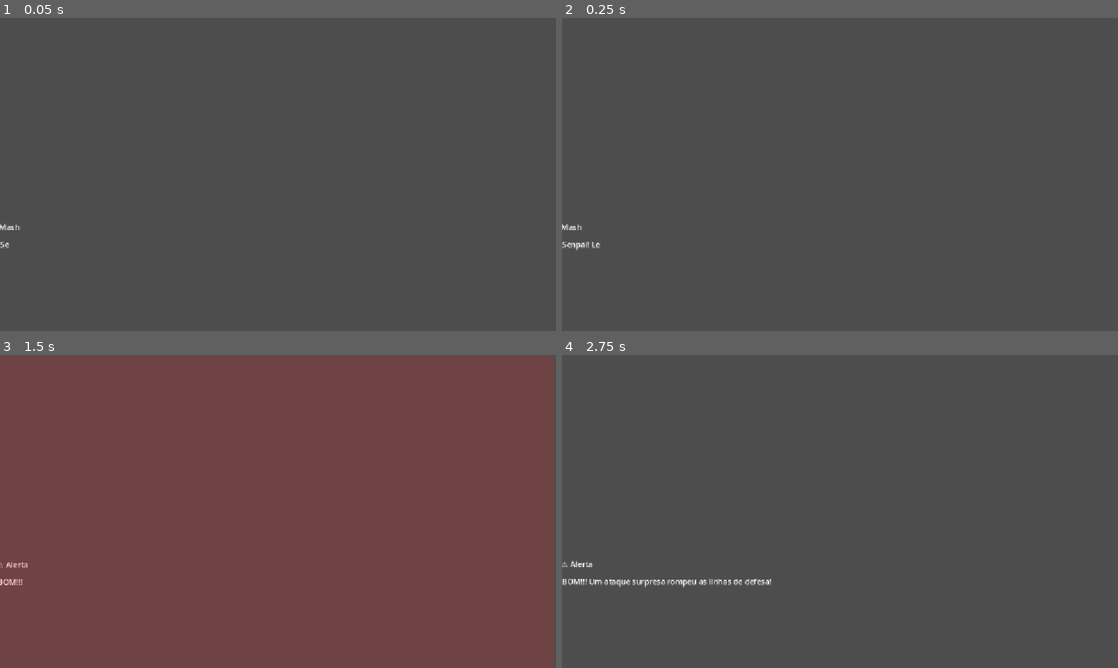
Above: before the commit, frames 1-4 (two rows, left to right).
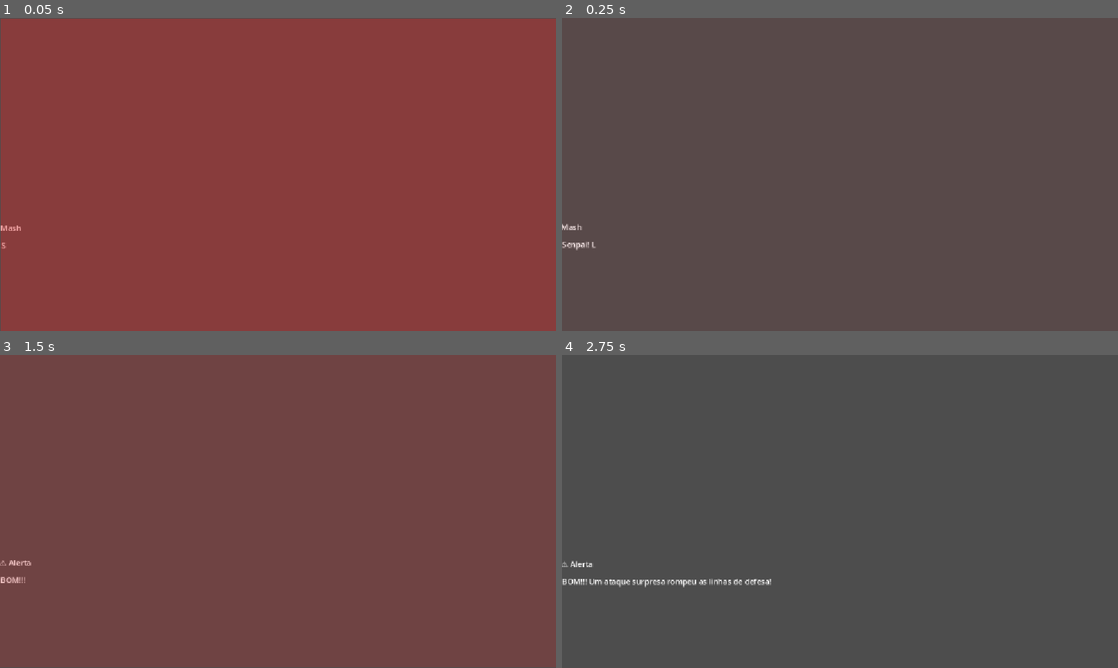
Above: after the commit, the same moments.

Repository: sofia-romao/JRPG-Mobile
Game: Godot game, scene res://main.tscn
Same seed, same stepped clock (60 frames per second), same inputs: the game is played once before the commit and once after it. Before the commit the project starts from res://dialogue_box.tscn.
Inputs (mouse positions are in pixels of both pictures, inside the frame that each line leads up to):
- Up to frame 1 (0.05 s): no input
- Up to frame 2 (0.25 s): no input
- Up to frame 3 (1.5 s): click (278, 511) at 0.5 s; click (278, 511) at 1.25 s
- Up to frame 4 (2.75 s): click (840, 511) at 2 s

The runs differ from the first frame. In frame 1, 100% of the frame differs, in the area x 0-100%, y 0-100%; in frame 2, less than 0.1%; in frame 3, 0.8%; in frame 4, nothing differs.

Commit message:
Main tree implemented
Now the game transitions between scenes safely, using queue_free() before loading the next scene

Diff:
--- /dev/null
+++ b/fgo-dialogue/combat_arena.gd
@@ -0,0 +1,15 @@
+extends Node
+
+# Sinal que a Main espera para saber que a luta acabou e voltar para a exploração
+signal combate_concluido(vitoria: bool)
+
+func inicializar_batalha(inimigos: Array[String], fundo: Texture2D) -> void:
+	print("⚔️ [TESTE - ARENA] Batalha inicializada com sucesso!")
+	print("👾 Inimigos carregados da Data: ", inimigos)
+	print("🖼️ Fundo da Arena recebido: ", fundo != null)
+
+	# Simula um combate curto: espera 3 segundos e encerra com vitória
+	await get_tree().create_timer(3.0).timeout
+	print("🏁 [TESTE - ARENA] Inimigo derrotado! Encerrando cena...")
+
+	combate_concluido.emit(true)
--- a/fgo-dialogue/dialogue_manager.gd
+++ b/fgo-dialogue/dialogue_manager.gd
@@ -2,6 +2,7 @@
 class_name DialogueManager
 
 signal dialogue_finished
+signal game_event_triggered(event: GameEvent)
 
 @export_group("Componentes de Texto")
 @export var name_label: RichTextLabel
@@ -121,6 +122,11 @@
 
 func _on_escolha_selecionada(choice: StoryChoice) -> void:
 	_limpar_botoes_de_escolha()
+	if choice.trigger_game_event != null:
+		game_event_triggered.emit(choice.trigger_game_event)
+		# Se o evento for de batalha, interrompemos o fluxo de texto aqui, pois a Main vai deletar essa cena
+		if choice.trigger_game_event.tipo_evento == GameEvent.EventType.INICIAR_BATALHA:
+			return
 	if next_button: next_button.visible = true
 
 	if choice.next_event:
--- /dev/null
+++ b/fgo-dialogue/exploration_menu.gd
@@ -0,0 +1,66 @@
+extends Control
+
+# Sinal que a Main espera para saber que o jogador clicou em uma missão
+signal missao_iniciada(story_event: StoryEvent)
+
+@export_category("Imagens de Teste (Opcionais)")
+@export var retrato_heroi: Texture2D
+@export var retrato_vilao: Texture2D
+
+func _ready() -> void:
+	# Espera um frame para a Main se estabilizar e conectar os sinais
+	await get_tree().process_frame
+	_simular_clique_de_missao()
+
+func _simular_clique_de_missao() -> void:
+	print("🚀 [TESTE] Simulando jogador clicando em uma missão na Exploração...")
+
+	# --- 1. CRIANDO O EVENTO PRINCIPAL ---
+	var evento_principal = StoryEvent.new()
+
+	# Linha 1: Fala com impacto visual
+	var l1 = StoryLine.new()
+	l1.character_name = "Mash"
+	l1.text = "Senpai! Uma leitura de energia massiva foi detectada à frente!"
+	l1.character_portrait = retrato_heroi
+	l1.shake_screen = true
+	l1.flash_screen = Color(1, 0.1, 0.1, 0.4) # Flash vermelho translúcido
+	evento_principal.dialogue_lines.append(l1)
+
+	# Linha 2: Fala normal
+	var l2 = StoryLine.new()
+	l2.character_name = "Mash"
+	l2.text = "Por segurança, recomendo darmos a volta pelo setor leste."
+	l2.character_portrait = retrato_heroi
+	evento_principal.dialogue_lines.append(l2)
+
+	# --- 2. CONFIGURANDO AS ESCOLHAS DE TEXTO PURO ---
+	var escolha1 = StoryChoice.new()
+	escolha1.choice_text = "Entendido, vamos recuar!"
+
+	# Rota alternativa (Apenas mais texto, sem luta)
+	var rota_recuo = StoryEvent.new()
+	var l_recuo = StoryLine.new()
+	l_recuo.character_name = "Mash"
+	l_recuo.text = "Ativando propulsores de manobra. Mudando curso agora!"
+	l_recuo.character_portrait = retrato_heroi
+	rota_recuo.dialogue_lines.append(l_recuo)
+	escolha1.next_event = rota_recuo
+
+	var escolha2 = StoryChoice.new()
+	escolha2.choice_text = "Espere, quero investigar mais de perto."
+
+	var rota_investigar = StoryEvent.new()
+	var l_investigar = StoryLine.new()
+	l_investigar.character_name = "Mash"
+	l_investigar.text = "Por favor, tome cuidado, Senpai... Avançando lentamente."
+	l_investigar.character_portrait = retrato_heroi
+	rota_investigar.dialogue_lines.append(l_investigar)
+	escolha2.next_event = rota_investigar
+
+	# Injeta as opções puras de texto na história
+	evento_principal.choices.append(escolha1)
+	evento_principal.choices.append(escolha2)
+
+	# Dispara o sinal! A Main vai deletar esta tela e criar o Diálogo
+	missao_iniciada.emit(evento_principal)
--- a/fgo-dialogue/game_event.gd
+++ b/fgo-dialogue/game_event.gd
@@ -1,11 +1,16 @@
 extends Resource
 class_name GameEvent
 
-# Called when the node enters the scene tree for the first time.
-func _ready() -> void:
-	pass # Replace with function body.
+# Definimos os tipos de comandos que um evento pode disparar no seu RPG
+enum EventType { INICIAR_BATALHA, CONCLUIR_MISSAO, GANHAR_ITEM }
 
+@export_category("Configuração Geral")
+@export var tipo_evento: EventType = EventType.INICIAR_BATALHA
 
-# Called every frame. 'delta' is the elapsed time since the previous frame.
-func _process(delta: float) -> void:
-	pass
+@export_group("Dados de Batalha (Estilo Pokémon/FGO)")
+@export var inimigos: Array[String] = [] # IDs dos inimigos que vão surgir (ex: ["goblin_01", "orc_02"])
+@export var cenario_fundo: Texture2D    # A imagem de fundo da arena onde a luta vai acontecer
+
+@export_group("Dados de Progresso e Recompensas")
+@export var quest_id: String = ""       # ID da missão a ser afetada no banco de dados global
+@export var item_id: String = ""        # ID do item caso o jogador ganhe algo no diálogo
--- /dev/null
+++ b/fgo-dialogue/main.gd
@@ -0,0 +1,89 @@
+extends Node
+class_name MainController
+
+@export_category("Containers")
+@export var scene_container: Node
+
+# Caminhos absolutos das três cenas equivalentes
+const EXPLORATION_SCENE_PATH = "res://scenes/exploration_menu.tscn"
+const DIALOGUE_SCENE_PATH = "res://scenes/dialogue_box.tscn"
+const COMBAT_SCENE_PATH = "res://scenes/combat_arena.tscn"
+
+var _current_active_scene: Node = null
+
+func _ready() -> void:
+	if scene_container == null:
+		push_error("Main: O nó 'SceneContainer' não foi atribuído no Inspector!")
+		return
+
+	# O jogo começa direto no ambiente de Exploração/Menus
+	_transicionar_para_cena(EXPLORATION_SCENE_PATH)
+
+## Remove o ambiente anterior da memória e instancia o próximo de forma limpa
+func _transicionar_para_cena(caminho_da_scene: String) -> Node:
+	if _current_active_scene != null:
+		_current_active_scene.queue_free()
+		_current_active_scene = null
+
+	var recurso_cena = load(caminho_da_scene)
+	if recurso_cena == null:
+		push_error("Main: Falha ao carregar a cena em: " + caminho_da_scene)
+		return null
+
+	var nova_instancia = recurso_cena.instantiate()
+	scene_container.add_child(nova_instancia)
+	_current_active_scene = nova_instancia
+
+	# Conecta os sinais do novo ambiente que acabou de nascer
+	_conectar_sinais_da_cena_ativa(nova_instancia)
+
+	return nova_instancia
+
+## Escuta os sinais de término de cada um dos 3 ambientes
+func _conectar_sinais_da_cena_ativa(cena: Node) -> void:
+	# 1. Se a cena ativa for a EXPLORAÇÃO
+	if cena.has_signal("missao_iniciada"):
+		cena.connect("missao_iniciada", _on_exploracao_solicitou_dialogo)
+
+	# 2. Se a cena ativa for o DIÁLOGO (Nosso DialogueManager que emite sinais)
+	if cena.has_signal("dialogue_finished"):
+		cena.connect("dialogue_finished", _on_dialogue_terminou)
+	if cena.has_signal("game_event_triggered"):
+		cena.connect("game_event_triggered", _on_dialogue_disparou_evento)
+
+	# 3. Se a cena ativa for o COMBATE
+	if cena.has_signal("combate_concluido"):
+		cena.connect("combate_concluido", _on_combate_terminou)
+
+# --- RECEPTORES DE SINAIS (MÁQUINA DE ESTADOS DA MAIN) ---
+
+# O jogador clicou em algo na Exploração -> Transiciona para o ambiente de Diálogo
+func _on_exploracao_solicitou_dialogo(story_event: StoryEvent) -> void:
+	print("🔄 Main: Saindo da Exploração e instanciando o Diálogo...")
+	var tela_dialogo = _transicionar_para_cena(DIALOGUE_SCENE_PATH) as DialogueManager
+
+	if tela_dialogo:
+		# Injeta o dado e dá o play no diálogo que acabou de nascer!
+		tela_dialogo.start_dialogue(story_event)
+
+# O Diálogo acabou normalmente (sem lutas) -> Devolve o jogador para a Exploração
+func _on_dialogue_terminou() -> void:
+	print("🔄 Main: Diálogo concluído. Retornando para a Exploração...")
+	_transicionar_para_cena(EXPLORATION_SCENE_PATH)
+
+# O Diálogo fez uma escolha que gerou um GameEvent (ex: Iniciar Batalha)
+func _on_dialogue_disparou_evento(event: GameEvent) -> void:
+	if event == null: return
+
+	if event.tipo_evento == GameEvent.EventType.INICIAR_BATALHA:
+		print("⚔️ Main: Diálogo solicitou combate! Instanciando a Arena...")
+		var arena = _transicionar_para_cena(COMBAT_SCENE_PATH)
+
+		if arena and arena.has_method("inicializar_batalha"):
+			# Injeta os dados brutos da batalha direto na nova cena de combate
+			arena.inicializar_batalha(event.inimigos, event.cenario_fundo)
+
+# O Combate acabou -> Devolve o jogador para a Exploração
+func _on_combate_terminou(vitoria: bool) -> void:
+	print("🏁 Main: Batalha encerrada! Vitória: ", vitoria, ". Voltando para a Exploração...")
+	_transicionar_para_cena(EXPLORATION_SCENE_PATH)
--- /dev/null
+++ b/fgo-dialogue/main.tscn
@@ -0,0 +1,9 @@
+[gd_scene format=3 uid="uid://dv3q36sendh72"]
+
+[ext_resource type="Script" uid="uid://cik0r7kimoruy" path="res://main.gd" id="1_ig7tw"]
+
+[node name="Main" type="Node" unique_id=1439246879 node_paths=PackedStringArray("scene_container")]
+script = ExtResource("1_ig7tw")
+scene_container = NodePath("SceneContainer")
+
+[node name="SceneContainer" type="Node" parent="." unique_id=1708542841]
--- a/fgo-dialogue/project.godot
+++ b/fgo-dialogue/project.godot
@@ -11,7 +11,7 @@
 [application]
 
 config/name="FGO Dialogue"
-run/main_scene="uid://ctwonplhnpd0r"
+run/main_scene="uid://dv3q36sendh72"
 config/features=PackedStringArray("4.7", "GL Compatibility")
 config/icon="res://icon.svg"
 
--- /dev/null
+++ b/fgo-dialogue/scenes/combat_arena.tscn
@@ -0,0 +1,12 @@
+[gd_scene format=3 uid="uid://ioep735ua7w3"]
+
+[ext_resource type="Script" uid="uid://cceuntmfskw5t" path="res://combat_arena.gd" id="1_umwjx"]
+
+[node name="CombatArena" type="Control" unique_id=1607493372]
+layout_mode = 3
+anchors_preset = 15
+anchor_right = 1.0
+anchor_bottom = 1.0
+grow_horizontal = 2
+grow_vertical = 2
+script = ExtResource("1_umwjx")
--- /dev/null
+++ b/fgo-dialogue/scenes/exploration_menu.tscn
@@ -0,0 +1,12 @@
+[gd_scene format=3 uid="uid://bpdheyi40qfbp"]
+
+[ext_resource type="Script" uid="uid://cvu6fuhe5xwe0" path="res://exploration_menu.gd" id="1_dpkv8"]
+
+[node name="ExplorationMenu" type="Control" unique_id=1458613287]
+layout_mode = 3
+anchors_preset = 15
+anchor_right = 1.0
+anchor_bottom = 1.0
+grow_horizontal = 2
+grow_vertical = 2
+script = ExtResource("1_dpkv8")
Not shown, added: fgo-dialogue/combat_arena.gd.uid
Not shown, added: fgo-dialogue/exploration_menu.gd.uid
Not shown, added: fgo-dialogue/main.gd.uid
Renamed: fgo-dialogue/dialogue_box.tscn -> fgo-dialogue/scenes/dialogue_box.tscn
